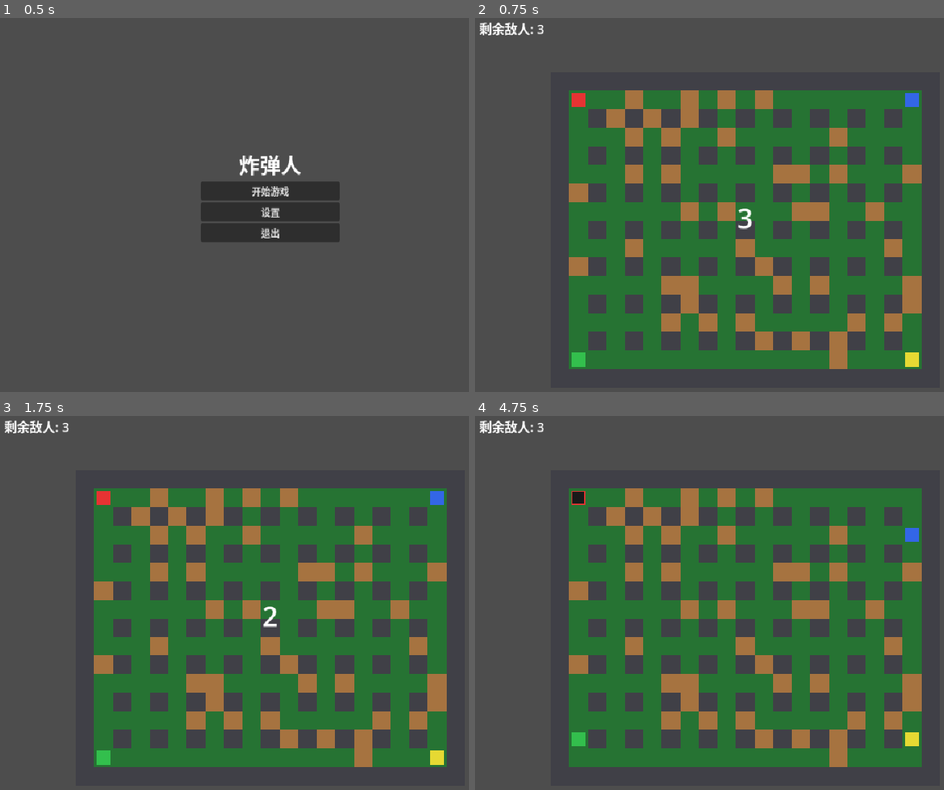
Above: before the commit, frames 1-4 (two rows, left to right).
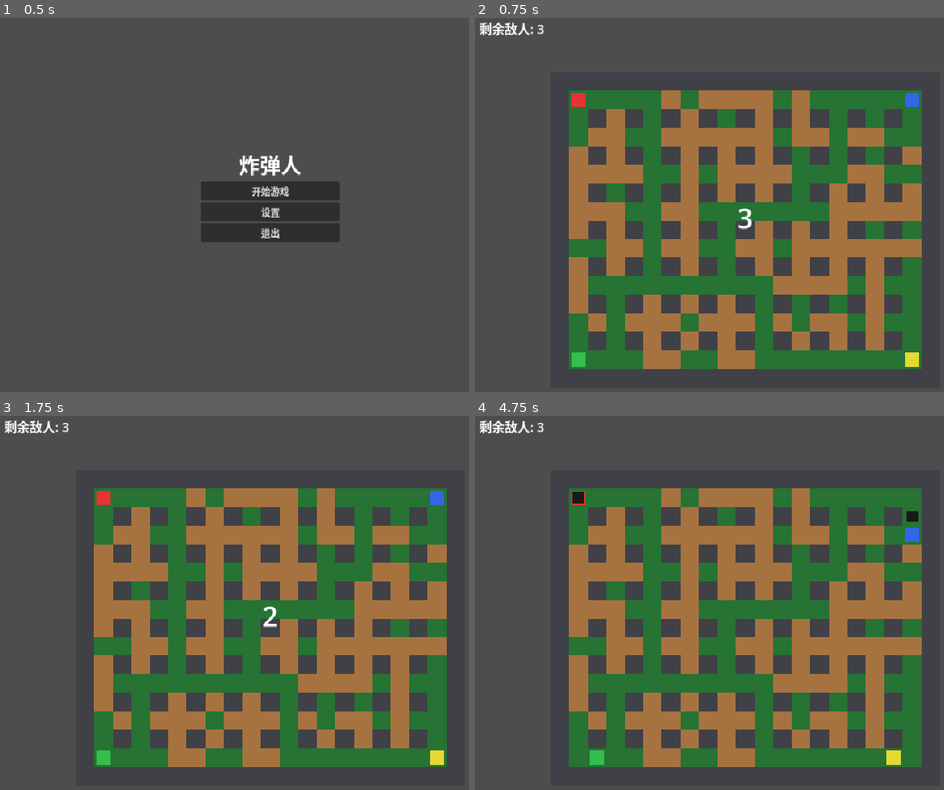
Above: after the commit, the same moments.

Repository: feong/bomb-man
Game: Godot game, scene res://scenes/main_menu.tscn
The game is run twice, just before and just after one commit, with the same random seed, the same clock (stepped at 60 frames per second) and the same inputs.
Inputs:
- Up to frame 1 (0.5 s): no input
- Up to frame 2 (0.75 s): click "开始游戏" at 0.5 s
- Up to frame 3 (1.75 s): tap Enter at 1.25 s; hold Right (move_right) from 1.28 s (still down); hold Space (place_bomb) from 1.28 s (still down)
- Up to frame 4 (4.75 s): release Right (move_right) at 2.03 s; release Space (place_bomb) at 2.03 s; hold Down (move_down) 2.03-2.78 s; tap Space (place_bomb) at 2.1, 3.6 s; tap Enter at 2.75 s; hold Right (move_right) 2.78-3.53 s; hold Space (place_bomb) 2.78-3.53 s; hold Up (move_up) 3.53-4.28 s; hold Left (move_left) from 4.28 s (still down); hold Space (place_bomb) from 4.28 s (still down)

Frame 1 is identical in both runs. In frame 2, 22% of the frame differs, in the area x 20-96%, y 19-94%; in frame 3, 22%; in frame 4, 22%.

Commit message:
feat: increase soft wall density to 70% for improved gameplay dynamics
Updated the soft wall density in the map generation logic and design specifications to enhance gameplay experience. Adjusted related tests to ensure proper functionality with the new density setting.

Diff:
--- a/scripts/constants.gd
+++ b/scripts/constants.gd
@@ -8,7 +8,7 @@
 const WINDOW_SIZE := Vector2i(960, 720)
 
 const BOMB_FUSE_SEC := 2.5
-const SOFT_WALL_DENSITY := 0.55
+const SOFT_WALL_DENSITY := 0.70
 const POWERUP_DROP_CHANCE := 0.20
 const COUNTDOWN_SEC := 3
 
--- a/scripts/map/map_generator.gd
+++ b/scripts/map/map_generator.gd
@@ -3,14 +3,9 @@
 
 
 func generate() -> MapData:
-	var density: float = GameConstants.SOFT_WALL_DENSITY
-	for _attempt in 10:
-		var map := _build_base()
-		_scatter_soft_walls(map, density)
-		if _is_connected(map):
-			return map
-		density *= 0.9
-	return _build_base()
+	var map := _build_base()
+	_scatter_soft_walls(map, GameConstants.SOFT_WALL_DENSITY)
+	return map
 
 
 func get_active_spawns() -> Array[Vector2i]:
@@ -46,13 +41,19 @@
 
 
 func _scatter_soft_walls(map: MapData, density: float) -> void:
+	var candidates: Array[Vector2i] = []
 	for y in range(1, GameConstants.GRID_HEIGHT - 1):
 		for x in range(1, GameConstants.GRID_WIDTH - 1):
 			var cell := Vector2i(x, y)
-			if map.is_blocking(cell) or _is_safe_zone(cell):
-				continue
-			if randf() < density:
-				map.set_cell(cell, MapData.CellType.SOFT_WALL)
+			if not map.is_blocking(cell) and not _is_safe_zone(cell):
+				candidates.append(cell)
+	candidates.shuffle()
+	for cell in candidates:
+		if randf() >= density:
+			continue
+		map.set_cell(cell, MapData.CellType.SOFT_WALL)
+		if not _is_connected(map):
+			map.set_cell(cell, MapData.CellType.EMPTY)
 
 
 func _is_connected(map: MapData) -> bool:
--- a/tests/run_tests_node.gd
+++ b/tests/run_tests_node.gd
@@ -3,6 +3,7 @@
 const TestBomberPlaceBombWhileMoving := preload("res://tests/test_bomber_place_bomb_while_moving.gd")
 const TestGridConstants := preload("res://tests/test_grid_constants.gd")
 const TestMapGeneratorGrid := preload("res://tests/test_map_generator_grid.gd")
+const TestMapGeneratorSoftWalls := preload("res://tests/test_map_generator_soft_walls.gd")
 
 
 func _ready() -> void:
@@ -10,6 +11,7 @@
 	TestBomberPlaceBombWhileMoving.run(failures)
 	TestGridConstants.run(failures)
 	TestMapGeneratorGrid.run(failures)
+	TestMapGeneratorSoftWalls.run(failures)
 
 	if failures.is_empty():
 		print("PASS: all tests")
--- /dev/null
+++ b/tests/test_map_generator_soft_walls.gd
@@ -0,0 +1,85 @@
+extends RefCounted
+
+
+static func run(failures: PackedStringArray) -> void:
+	_test_generate_includes_soft_walls(failures)
+	_test_generate_soft_walls_across_seeds(failures)
+	_test_density_produces_expected_soft_wall_count(failures)
+	_test_higher_density_produces_more_soft_walls(failures)
+
+
+static func _count_soft_walls(map: MapData) -> int:
+	var count := 0
+	for y in GameConstants.GRID_HEIGHT:
+		for x in GameConstants.GRID_WIDTH:
+			if map.get_cell(Vector2i(x, y)) == MapData.CellType.SOFT_WALL:
+				count += 1
+	return count
+
+
+static func _test_generate_includes_soft_walls(failures: PackedStringArray) -> void:
+	var gen := MapGenerator.new()
+	seed(42)
+	var map := gen.generate()
+	var soft_count := _count_soft_walls(map)
+	if soft_count == 0:
+		failures.append(
+			"generate_soft_walls: expected soft walls on generated map, got 0"
+		)
+
+
+static func _test_generate_soft_walls_across_seeds(failures: PackedStringArray) -> void:
+	var gen := MapGenerator.new()
+	for seed_value in 20:
+		seed(seed_value)
+		var map := gen.generate()
+		if _count_soft_walls(map) == 0:
+			failures.append(
+				"generate_soft_walls: seed %d produced map with no soft walls"
+				% seed_value
+			)
+
+
+static func _count_eligible_cells(gen: MapGenerator) -> int:
+	var map := gen._build_base()
+	var count := 0
+	for y in range(1, GameConstants.GRID_HEIGHT - 1):
+		for x in range(1, GameConstants.GRID_WIDTH - 1):
+			var cell := Vector2i(x, y)
+			if not map.is_blocking(cell) and not gen._is_safe_zone(cell):
+				count += 1
+	return count
+
+
+static func _test_density_produces_expected_soft_wall_count(failures: PackedStringArray) -> void:
+	var gen := MapGenerator.new()
+	var eligible := _count_eligible_cells(gen)
+	var min_soft := int(eligible * GameConstants.SOFT_WALL_DENSITY * 0.40)
+	seed(42)
+	var map := gen.generate()
+	var soft_count := _count_soft_walls(map)
+	if soft_count < min_soft:
+		failures.append(
+			"soft_wall_density: expected at least %d soft walls (40%% of target), got %d (eligible=%d density=%.2f)"
+			% [min_soft, soft_count, eligible, GameConstants.SOFT_WALL_DENSITY]
+		)
+
+
+static func _test_higher_density_produces_more_soft_walls(failures: PackedStringArray) -> void:
+	var gen := MapGenerator.new()
+	var total_low := 0
+	var total_high := 0
+	for seed_value in 20:
+		seed(seed_value)
+		var map_low := gen._build_base()
+		gen._scatter_soft_walls(map_low, 0.55)
+		total_low += _count_soft_walls(map_low)
+		seed(seed_value)
+		var map_high := gen._build_base()
+		gen._scatter_soft_walls(map_high, 0.90)
+		total_high += _count_soft_walls(map_high)
+	if total_high <= total_low:
+		failures.append(
+			"soft_wall_density: density 0.90 should produce more soft walls than 0.55 over 20 seeds (got %d vs %d)"
+			% [total_high, total_low]
+		)
Not shown, added: tests/test_grid_constants.gd.uid
Not shown, added: tests/test_map_generator_grid.gd.uid
Not shown, added: tests/test_map_generator_soft_walls.gd.uid
Not shown, changed: docs/superpowers/specs/2025-06-23-bomberman-design.md
Not shown, changed: docs/superpowers/specs/2026-06-23-larger-grid-design.md
